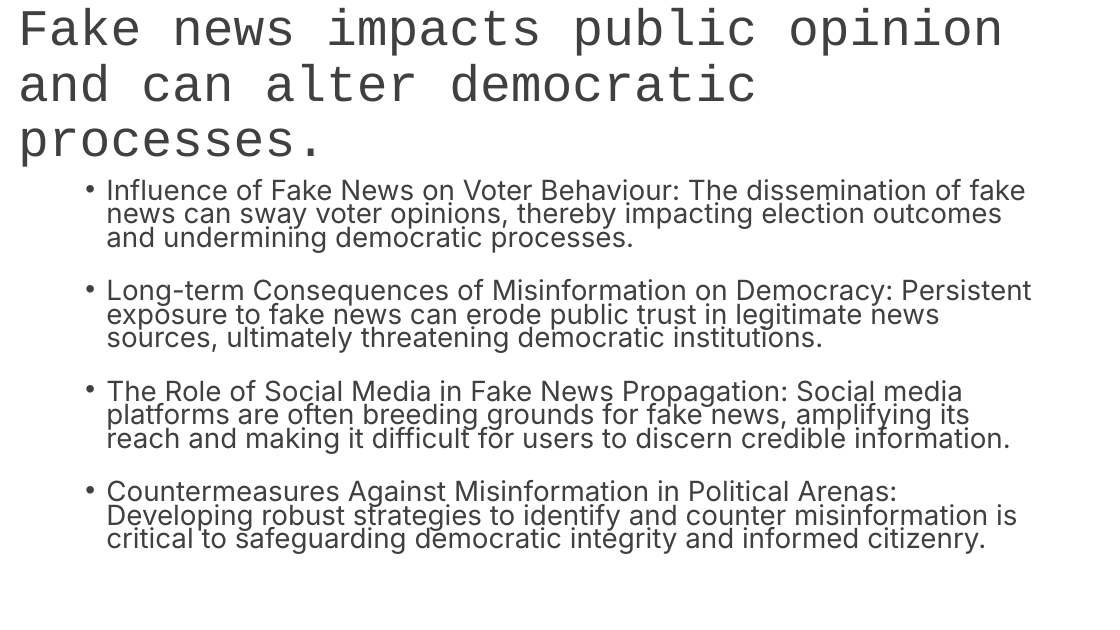
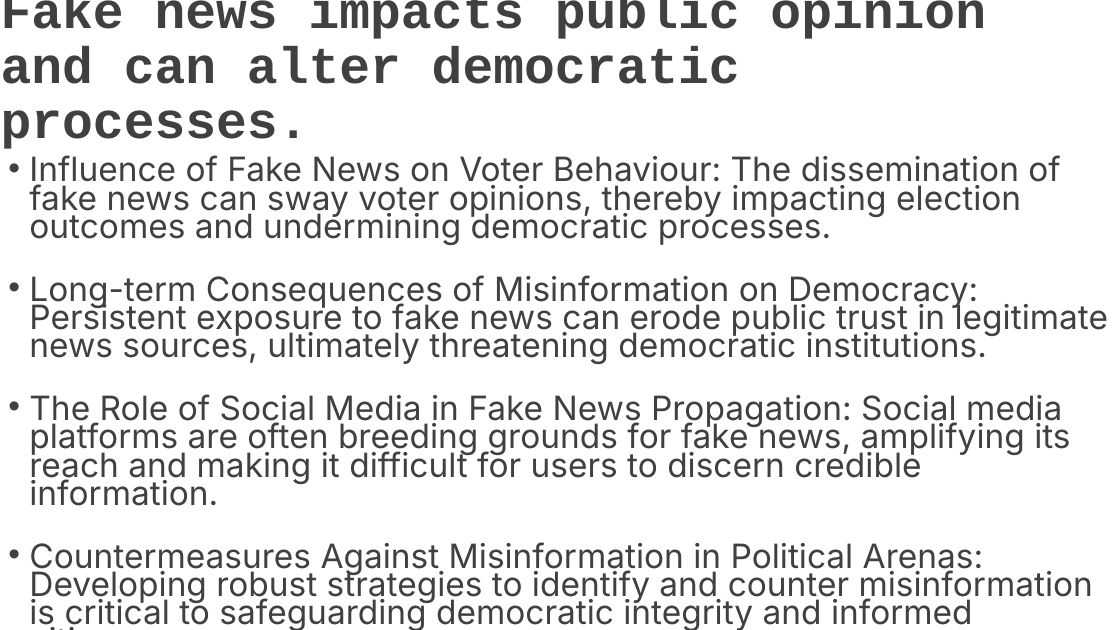
Before and after one commit to nteitsnik/ML_P2, a slide deck: slide 5 of Fake News Detection with Machine Learning.pptx (slide 2 before the commit). Drawn at 1120x630 pixels with LibreOffice and Linux fonts; fonts in the diff are those of the drawing. Boxes give left, top, right and bottom in pixels: in the first picture for what was removed or moved away, otherwise in the second. Text is boxed around its words. In the diff, an @@ line names an element or a change of style, - is before the commit and + after.

```diff
--- a/Fake News Detection with Machine Learning.pptx
+++ b/Fake News Detection with Machine Learning.pptx
@@ title "Fake news impacts public opinion ...": place and size @@
-title "Fake news impacts public opinion ..." at <box>18,8,1004,167</box>
+title "Fake news impacts public opinion ..." at <box>1,0,986,149</box>
@@ title "Fake news impacts public opinion ..." at <box>1,0,986,149</box>: bold on @@
@@ text "Influence of Fake News on ...": place and size @@
-text "Influence of Fake News on ..." at <box>106,179,1032,554</box>
+text "Influence of Fake News on ..." at <box>29,155,1108,630</box>
@@ text "Influence of Fake News on ..." at <box>29,155,1108,630</box>: size 23.8 to 28.7 pt @@
```
Also in this commit, not shown: 7 other slides changed, 13 slides added, 14 slides removed.
